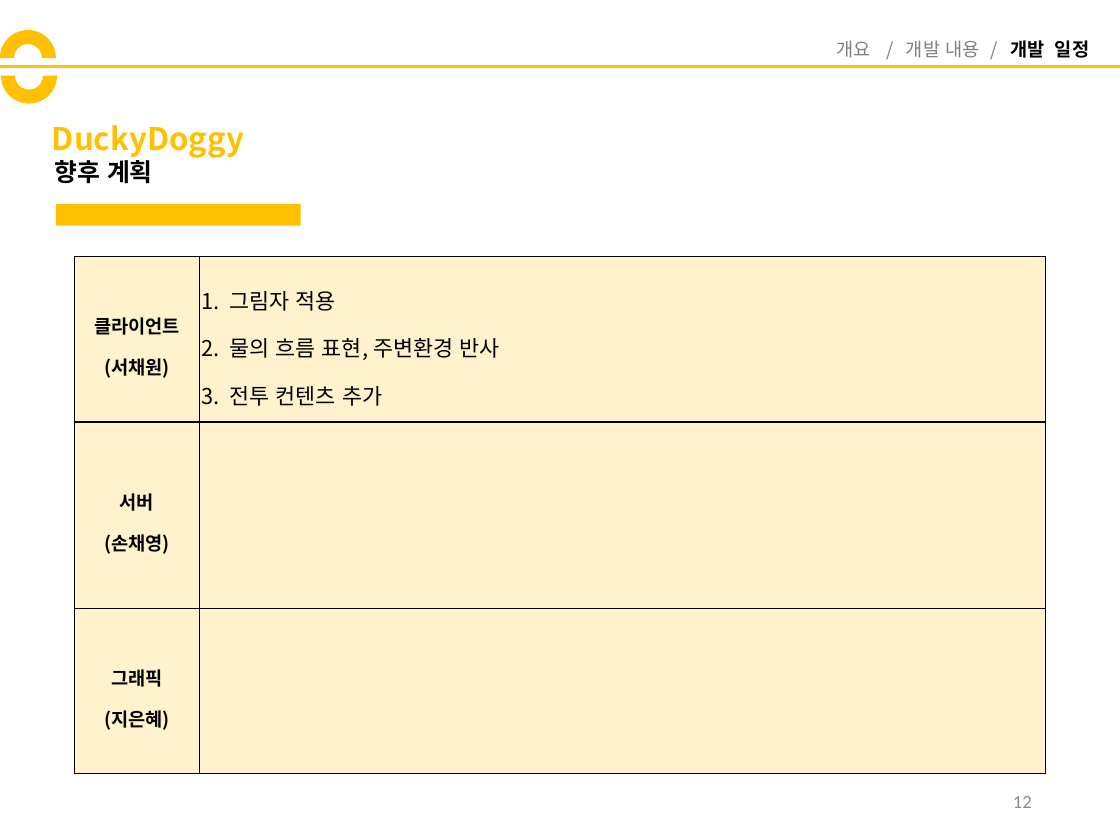
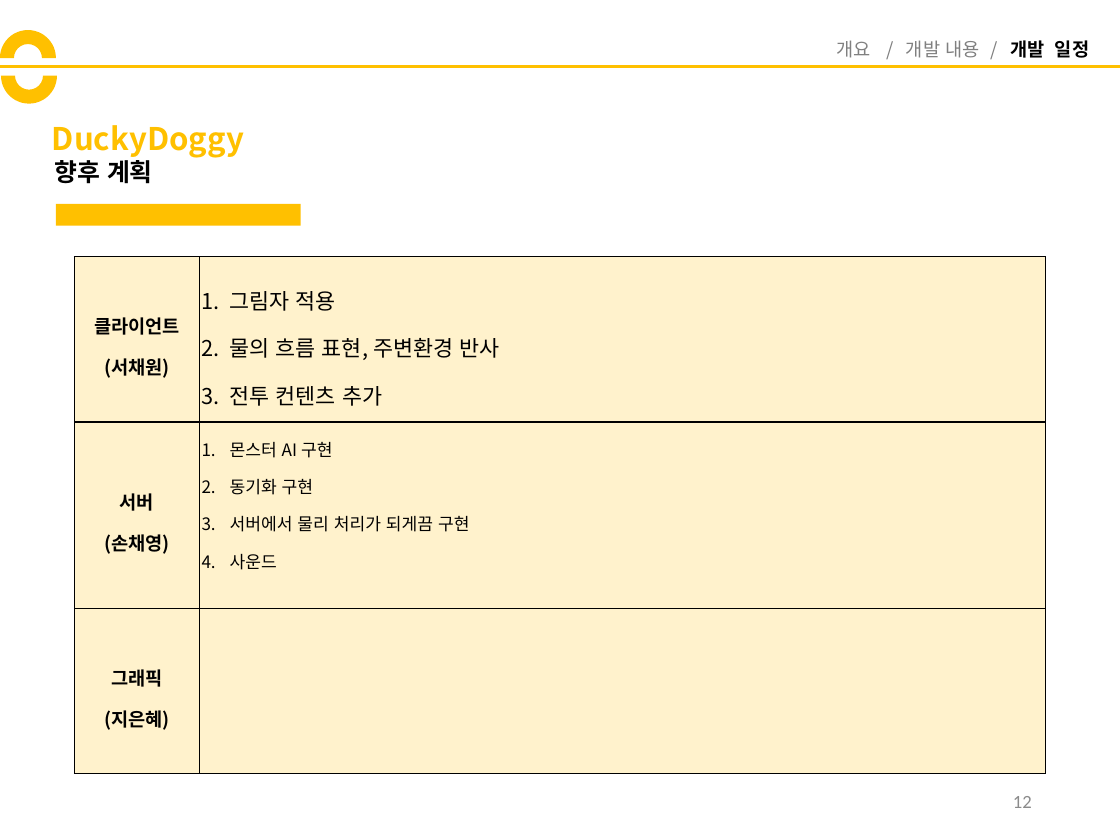
Before and after one commit to codnsj81/HuffAndPuff, a slide deck: slide 12 of 기획 문서/DuckyDoggy_중간발표.pptx. Drawn at 1120x840 pixels with LibreOffice and Linux fonts; fonts in the diff are those of the drawing. Boxes give left, top, right and bottom in pixels: in the first picture for what was removed or moved away, otherwise in the second. Text is boxed around its words. In the diff, an @@ line names an element or a change of style, - is before the commit and + after.

```diff
--- a/기획 문서/DuckyDoggy_중간발표.pptx
+++ b/기획 문서/DuckyDoggy_중간발표.pptx
@@ table at (75, 256, 1045, 774) @@
-row 2, column 2: 
+row 2, column 2: 몬스터 AI 구현 / 동기화 구현 / 서버에서 물리 처리가 되게끔 구현 / 사운드
```
Also in this commit, not shown: 1 other slide changed.
